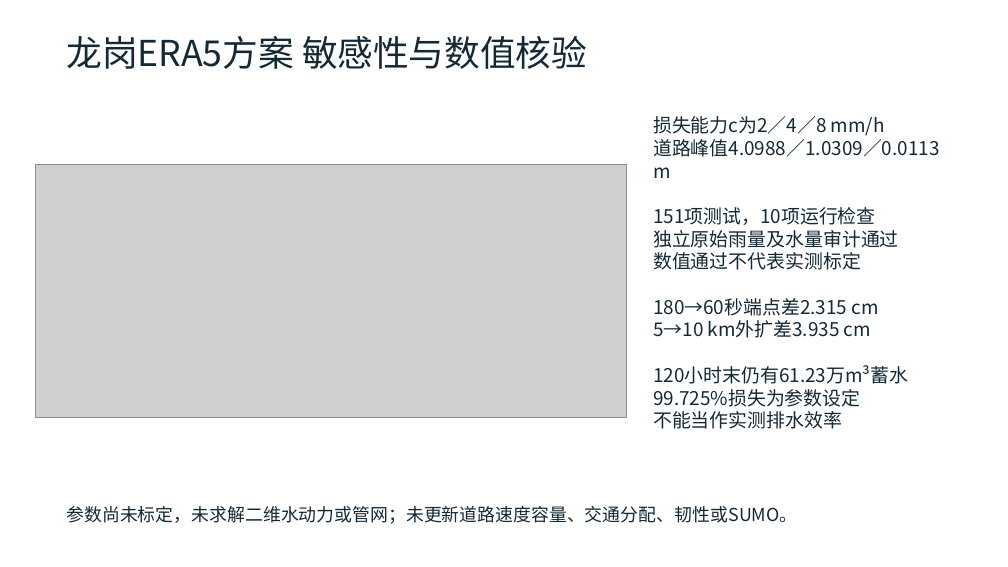
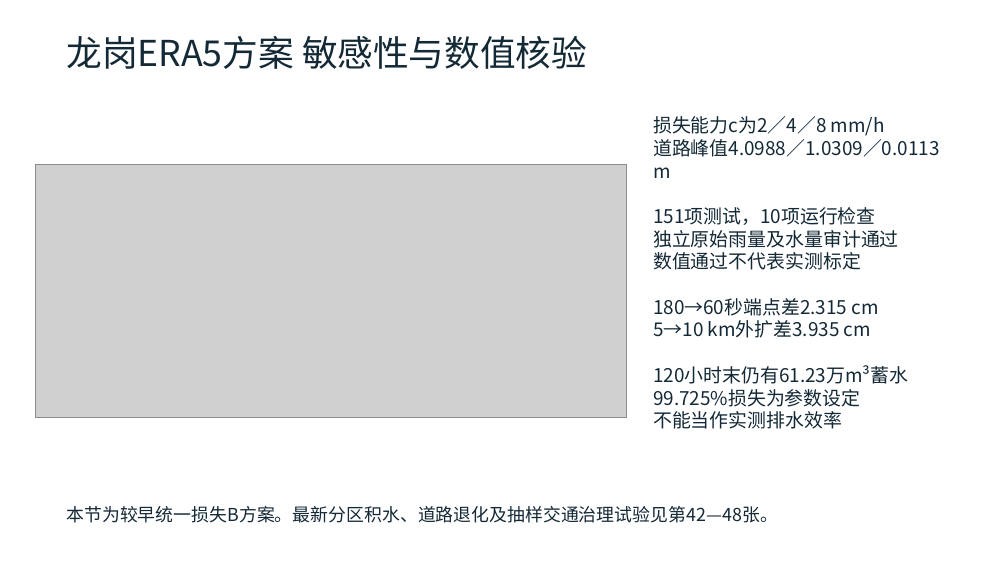
Before and after one commit to zhzhzh666/jiaotong, a slide deck: slide 41 of docs/deliverables/开题与阶段进展汇报.pptx. Drawn at 1008x567 pixels with LibreOffice and Linux fonts; fonts in the diff are those of the drawing; grey boxes stand for pictures. Boxes give left, top, right and bottom in pixels: in the first picture for what was removed or moved away, otherwise in the second. Text is boxed around its words. In the diff, an @@ line names an element or a change of style, - is before the commit and + after.

```diff
--- a/docs/deliverables/开题与阶段进展汇报.pptx
+++ b/docs/deliverables/开题与阶段进展汇报.pptx
@@ text at (66, 506, 778, 523): text changed @@
-参数尚未标定，未求解二维水动力或管网；未更新道路速度容量、交通分配、韧性或SUMO。
+本节为较早统一损失B方案。最新分区积水、道路退化及抽样交通治理试验见第42—48张。
```
Also in this commit, not shown: 8 other slides changed, 7 slides added, 18 other files.
